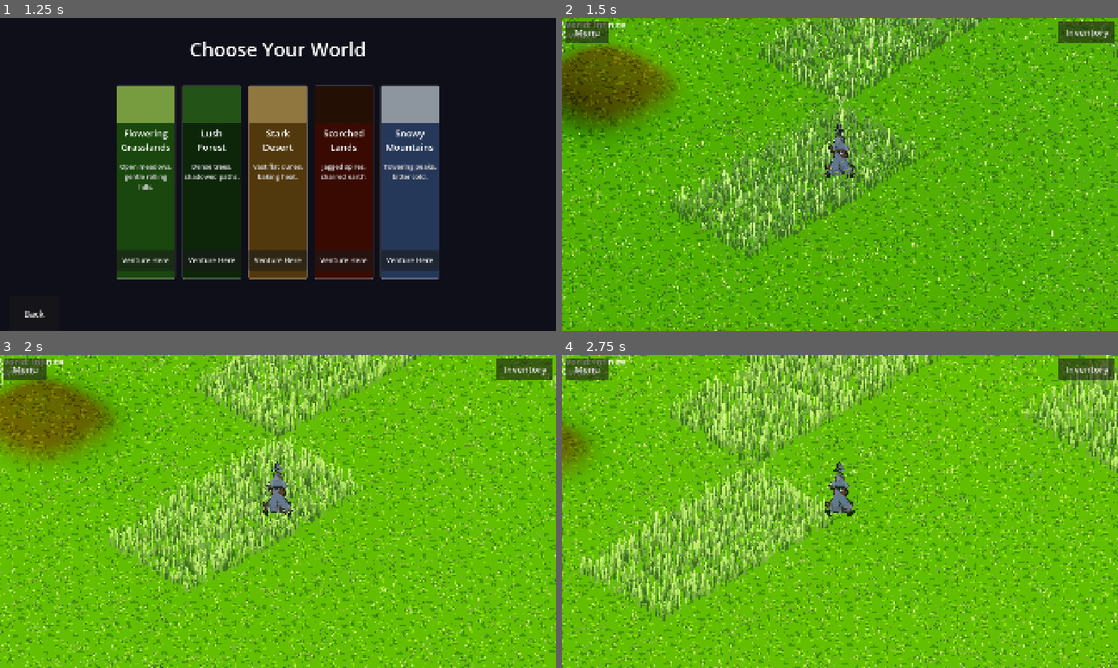
Above: before the commit, frames 1-4 (two rows, left to right).
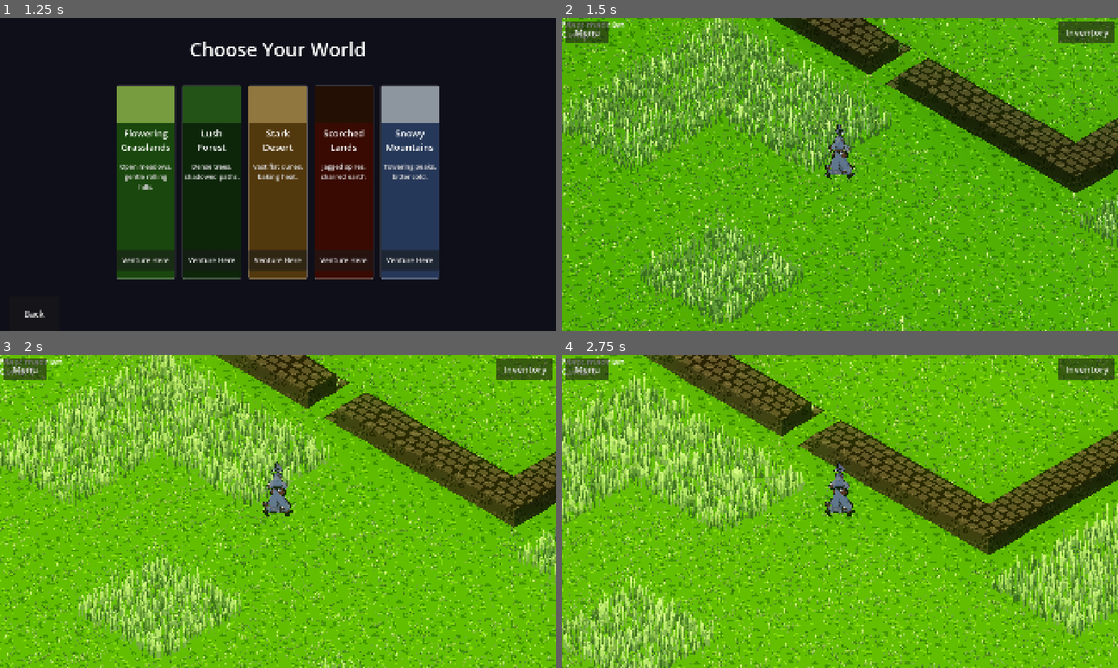
Above: after the commit, the same moments.

Repository: ChrisPauly97/pear-pudding-godot
Game: Godot game, scene res://scenes/ui/MenuScene.tscn
The game is run twice, just before and just after one commit, with the same random seed, the same clock (stepped at 60 frames per second) and the same inputs.
Inputs (mouse positions are in pixels of both pictures, inside the frame that each line leads up to):
- Up to frame 1 (1.25 s): click "New Game" at 0.5 s
- Up to frame 2 (1.5 s): click "Venture Here" at 1.25 s
- Up to frame 3 (2 s): no input
- Up to frame 4 (2.75 s): tap Enter at 2 s; move the mouse to (962, 495) at 2.02 s; hold D (move_right) from 2.03 s (still down); hold E (interact) from 2.03 s (still down); click (962, 495) at 2.17 s; tap Space (jump) at 2.27 s

Frame 1 is identical in both runs. In frame 2, 61% of the frame differs, in the area x 0-100%, y 0-100%; in frame 3, 61%; in frame 4, 65%.

Commit message:
Start new game in madrian instead of infinite world
https://claude.ai/code/session_011pqahtbHE3GyY1EScE2xLn

Diff:
--- a/autoloads/SceneManager.gd
+++ b/autoloads/SceneManager.gd
@@ -60,7 +60,7 @@
 	save_manager.world_seed = _BIOME_SEEDS[clamp(biome_id, 0, _BIOME_SEEDS.size() - 1)]
 	save_manager.starting_biome = biome_id
 	save_manager.new_game()
-	enter_map("main", "")
+	enter_map("madrian", "")
 
 func continue_game() -> void:
 	if not save_manager.load_save():
